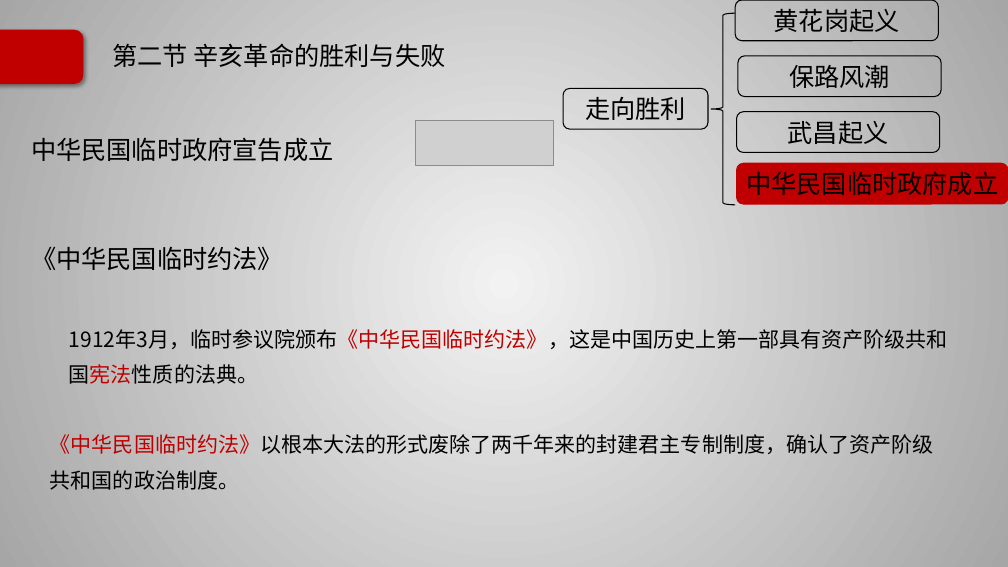
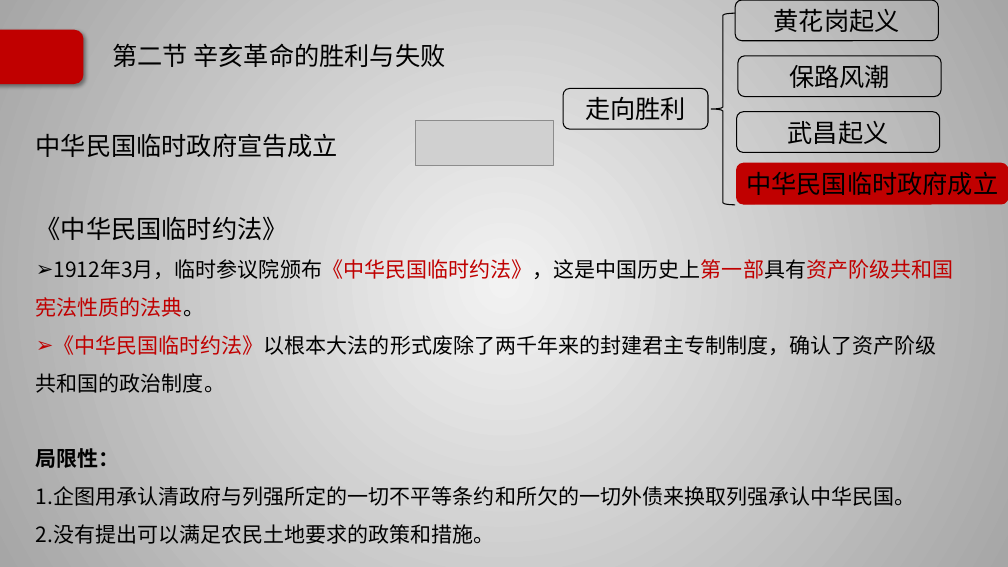
Before and after one commit to Call-me-zhy/tangtang, a slide deck: slide 58 of 5 中国近现代史纲要/课件/中国近现代史纲要精讲3.pptx. Drawn at 1008x567 pixels with LibreOffice and Linux fonts; fonts in the diff are those of the drawing; grey boxes stand for pictures; background and template pictures are left out. Boxes give left, top, right and bottom in pixels: in the first picture for what was removed or moved away, otherwise in the second. Text is boxed around its words. In the diff, an @@ line names an element or a change of style, - is before the commit and + after.

```diff
--- a/5 中国近现代史纲要/课件/中国近现代史纲要精讲3.pptx
+++ b/5 中国近现代史纲要/课件/中国近现代史纲要精讲3.pptx
@@ text at <box>36,133,953,393</box>: text colour #000000 to #C00000 in "1912年3月，临时参议院颁布《中华民国临时约法》，这是中国历史上第一部具有资产阶级共和国宪法性质的法典。"; line spacing 1.9 to 2; line spacing 1.4 to 1.5; bullet none to ➢ @@
@@ text at <box>36,448,916,544</box>: paragraphs added @@
+局限性：
+1.企图用承认清政府与列强所定的一切不平等条约和所欠的一切外债来换取列强承认中华民国。
+2.没有提出可以满足农民土地要求的政策和措施。
```
Also in this commit, not shown: 11 other slides changed, 3 slides removed, 4 other files.
